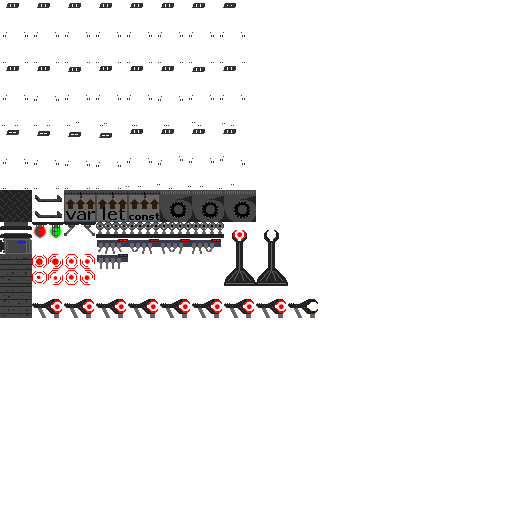
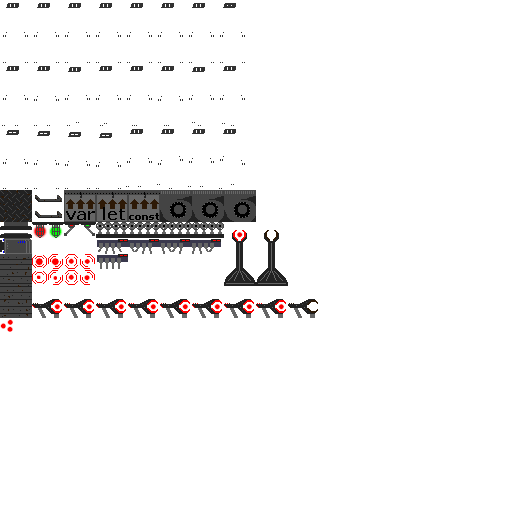
Comparing the layer stacks of the two 512 × 512 images. Changes:
painted on "Background" over [0, 319, 13, 332]
